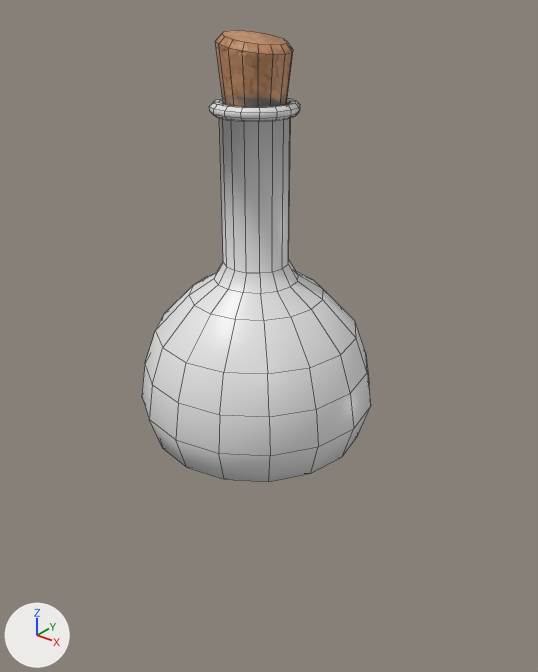
An edit to the FBX model 0_Final Exports/Potion/Potion.fbx, drawn before and after from the same camera.
The view is the same before and after, from a 50 mm camera at (0.213, -0.257, 0.224) aimed at (-0.006, 0.017, 0.054). Every picture has the same lights, and +X, +Y and +Z are marked at lower left. Mesh edges are drawn as thin lines.

In view in the first picture: 'cork', 'potion'.
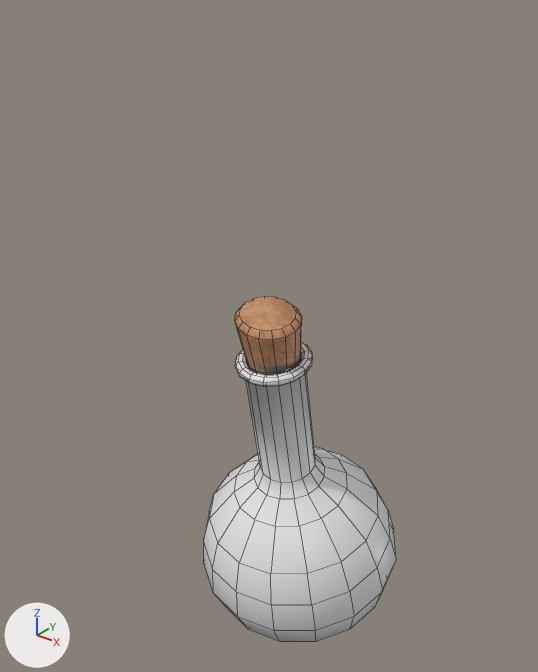
What differs and where, as boxes (x1, y1, x2, y2) in the pictures (538 x 672 px; the box of a moved part takes in the faces that stretch with it):
'potion', reshaped (16% narrower, 10% shorter): before (142, 98, 371, 482); after (203, 296, 396, 642)
'cork', deleted: before (215, 30, 293, 107)
part 1 of me_cylinder_006, moved or reshaped: before (142, 98, 371, 482); after (203, 342, 396, 642)
part 2 of me_cylinder_006, added (brown): after (235, 296, 302, 375)

What changed in the scene script:
```text
Change me_cylinder_006:
    used by ob_potion; location = (0.0, 0.0, 0.0)
    remove me_cylinder_006.from_pydata(...)  # 540 vertices, 536 faces; spans x -0.059..0.059, y -0.059..0.059, z 0.0..0.175
    add me_cylinder_006.from_pydata(...)  # 604 vertices, 586 faces; spans x -0.052..0.065, y -0.028..0.088, z -0.126..0.08
    me_cylinder_006 part 1: the loose piece of 386 vertices spanning x -0.059..0.059, y -0.059..0.059, z 0.0..0.175 is turned 10.4 degrees about the x axis through its middle, then moved by (0.007, 0.021, -0.122)
    me_cylinder_006 part 2: a new loose piece of 64 vertices spanning x -0.01..0.023, y -0.015..0.021, z 0.033..0.08, in mat_potion
Remove ob_cork:
    ob_cork = bpy.data.objects.new('cork', me_cylinder_007)
    ob_cork.location = (0.0, 0.0, 0.0)
```
